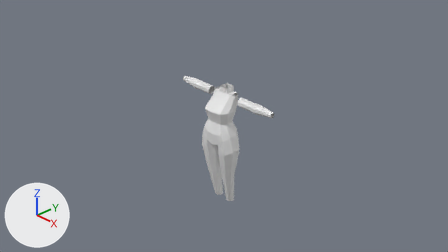
Before and after pictures for a commit that changed the Blender file blender/MinusT-1/2-SD-character/02_SD_character.blend.
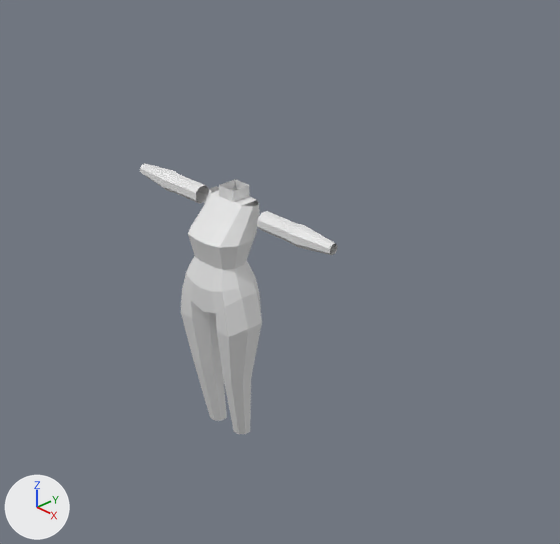
Old and new are each drawn from the file's camera 'Camera' and again close up on the part from 26% to 84% of the width and 0% to 100% of the height. The axes (+X, +Y, +Z) are drawn at lower left. The lights are the same throughout.

The older version as bpy lines, for what is in view:
```python
me_cube = bpy.data.meshes.new('Cube')
me_cube.from_pydata(...)  # 140 vertices, 90 faces; spans x 0.0..0.318, y -0.075..0.067, z 0.055..0.697
me_cube.materials.append(mat_material)  # white #e7e7e7
ob_cube = bpy.data.objects.new('Cube', me_cube)
ob_cube.location = (0.0, 0.0, 0.0)
_m = ob_cube.modifiers.new('Mirror', 'MIRROR')
_m.use_mirror_merge = False
```
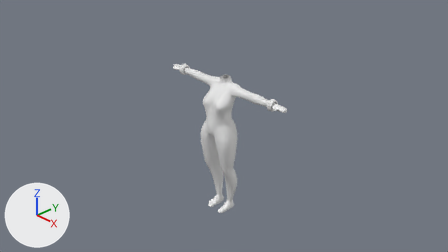
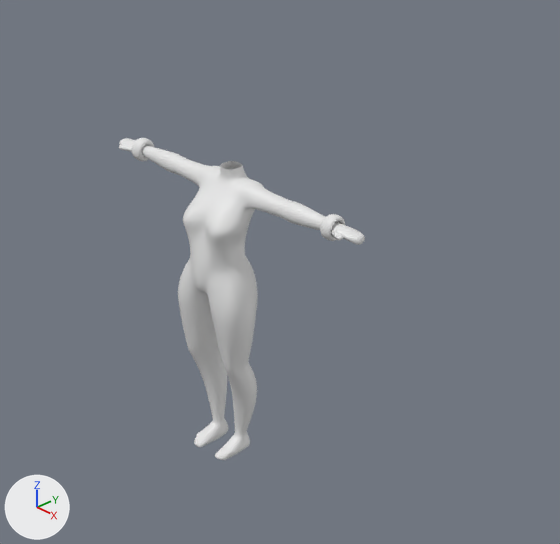
Boxes [x1, y1, x2, y2] around the edits, measured in the close-ups (560 x 544 px):
'Cube', reshaped, modifiers changed (24% wider, 19% taller): before [140, 163, 338, 434]; after [119, 138, 365, 460]
part 1 of me_cube, rebuilt (124% wider, 23% taller): before [181, 179, 262, 434]; after [142, 145, 325, 460]
part 2 of me_cube, added: after [119, 138, 365, 245]
part 3 of me_cube, deleted: before [140, 163, 338, 255]

Diff of the bpy script that builds the scene:
```diff
--- a/blender/MinusT-1/2-SD-character/02_SD_character.blend.py
+++ b/blender/MinusT-1/2-SD-character/02_SD_character.blend.py
@@ me_cube @@
 # used by ob_cube; location = (0.0, 0.0, 0.0)
-me_cube.from_pydata(...)  # 140 vertices, 90 faces; spans x 0.0..0.318, y -0.075..0.067, z 0.055..0.697
+me_cube.from_pydata(...)  # 334 vertices, 313 faces; spans x -0.002..0.401, y -0.096..0.067, z -0.002..0.749
+# me_cube part 1: the loose piece of 80 vertices spanning x 0.0..0.116, y -0.075..0.067, z 0.055..0.697 is rebuilt with 238 vertices and now spans x -0.002..0.318, y -0.096..0.067, z -0.002..0.749
+# me_cube part 2: a new loose piece of 96 vertices spanning x 0.299..0.401, y -0.021..0.051, z 0.667..0.727, in mat_material (white #e7e7e7)
+# me_cube part 3: 7 loose pieces with 60 vertices, spanning x 0.104..0.318, y 0.0..0.048, z 0.619..0.667, are deleted
+# me_cube part 4: the surface is now shaded smooth
 me_cube.materials.append(mat_material)
@@ ob_cube @@
 _m = ob_cube.modifiers.new('Mirror', 'MIRROR')
-_m.use_mirror_merge = False
+_m.use_clip = True
+_m = ob_cube.modifiers.new('Subdivision', 'SUBSURF')
+_m.levels = 2
```
